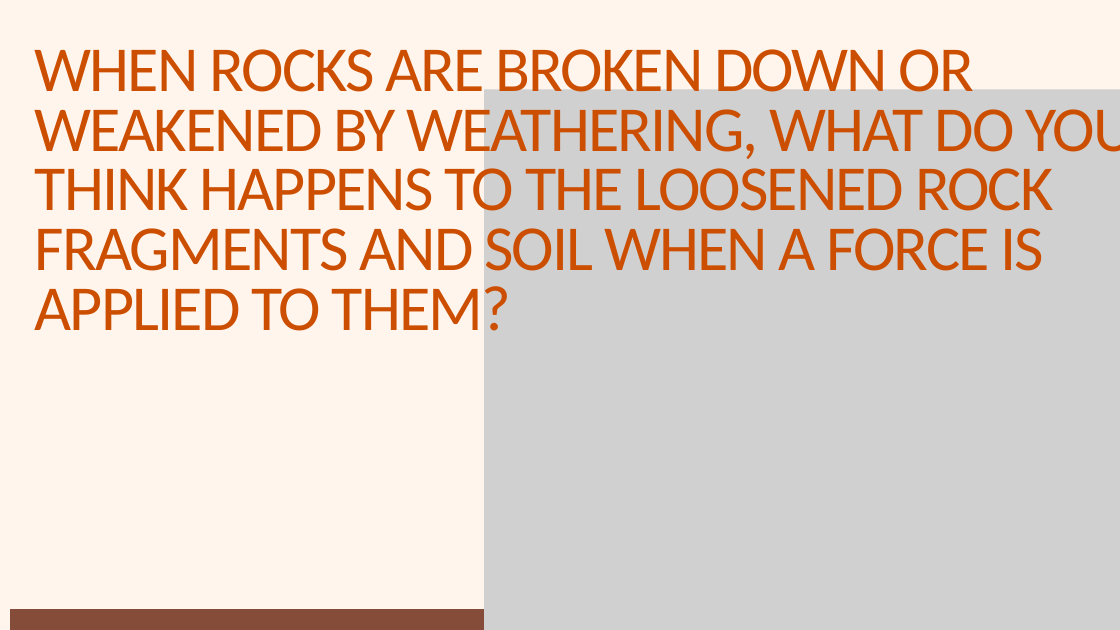
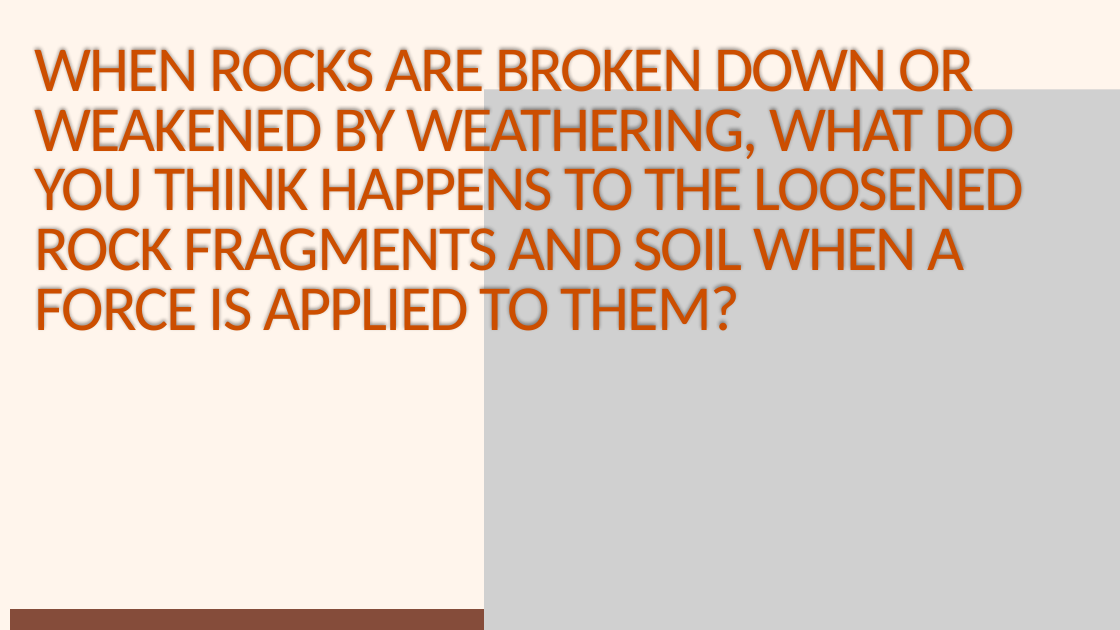
Before and after one commit to Sancanzito/Weathering-Erosion-and-Deposition, a slide deck: slide 7 of react-app/src/assets/SEAN PPT.pptx. Drawn at 1120x630 pixels with LibreOffice and Linux fonts; fonts in the diff are those of the drawing; grey boxes stand for pictures. Boxes give left, top, right and bottom in pixels: in the first picture for what was removed or moved away, otherwise in the second. Text is boxed around its words. In the diff, an @@ line names an element or a change of style, - is before the commit and + after.

Commit message:
Enlarge lesson questions with per-question gradients, show PPTX links and Open in PowerPoint, bump scenario text to 24px, mount scrollspy once

```diff
--- a/react-app/src/assets/SEAN PPT.pptx
+++ b/react-app/src/assets/SEAN PPT.pptx
@@ text "WHEN ROCKS ARE BROKEN DOWN ..." rewrapped from [35, 49, 1120, 345] to [35, 38, 1024, 345] @@
```
Also in this commit, not shown: 4 other slides changed, 7 other files.
